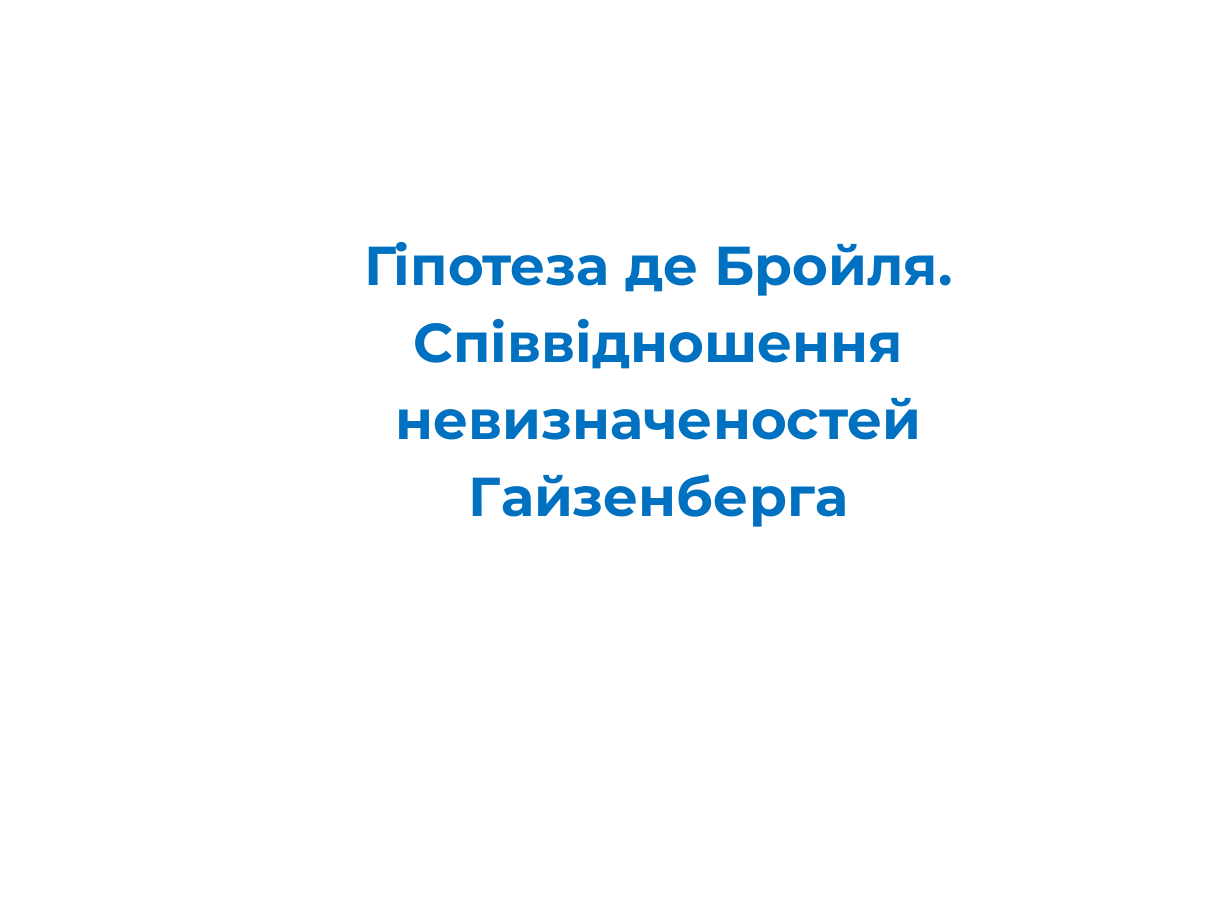
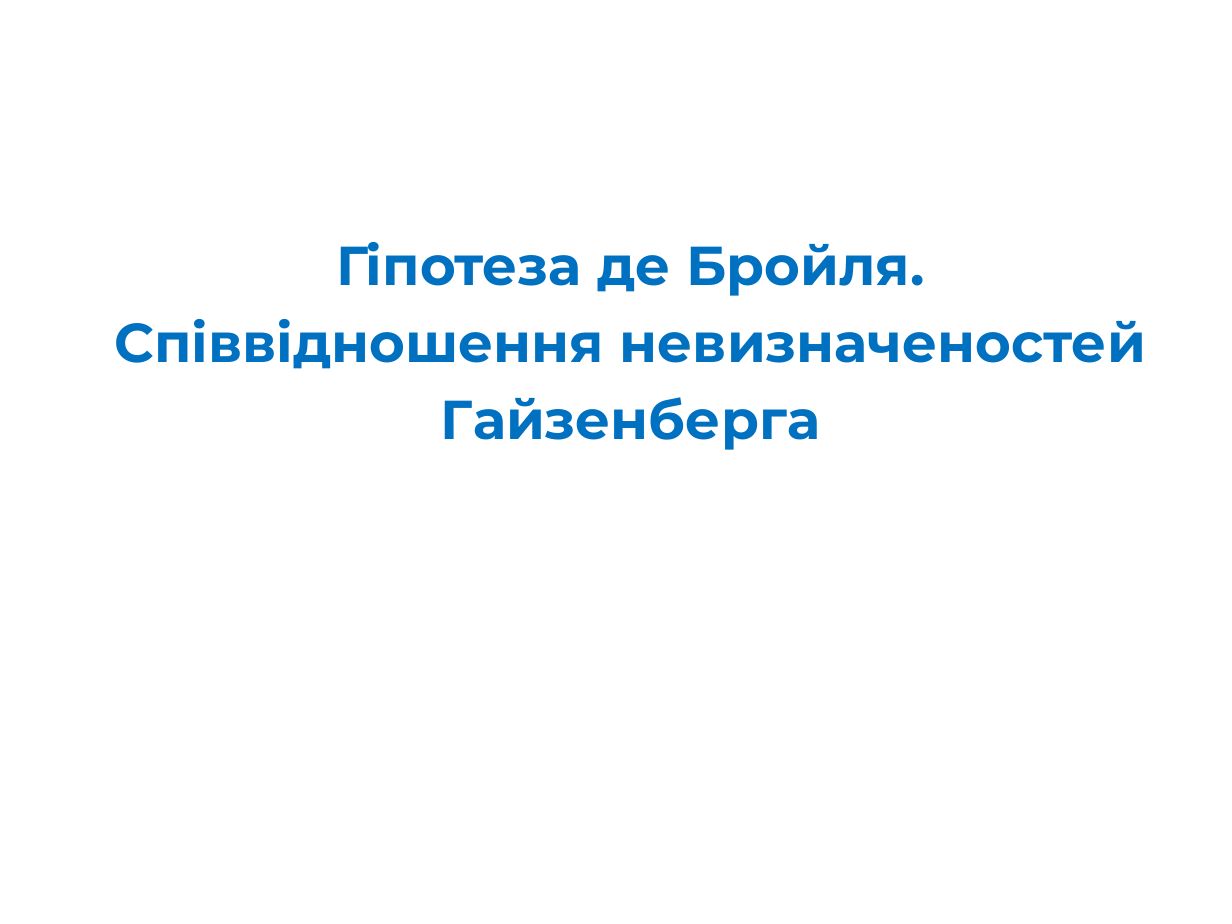
Before and after one commit to l432/NMK, a slide deck: slide 1 of Lecture/FIT/2021_22/SeminarsFIT/Lessons17/Less17.ppt. Drawn at 1232x924 pixels with LibreOffice and Linux fonts; fonts in the diff are those of the drawing. Boxes give left, top, right and bottom in pixels: in the first picture for what was removed or moved away, otherwise in the second. Text is boxed around its words. In the diff, an @@ line names an element or a change of style, - is before the commit and + after.

```diff
--- a/Lecture/FIT/2021_22/SeminarsFIT/Lessons17/Less17.ppt
+++ b/Lecture/FIT/2021_22/SeminarsFIT/Lessons17/Less17.ppt
@@ text "Гіпотеза де Бройля. Співвідношення невизначеностей ..." rewrapped from bbox=[364, 242, 952, 527] to bbox=[114, 242, 1146, 450] @@
```
Also in this commit, not shown: 35 other files.
